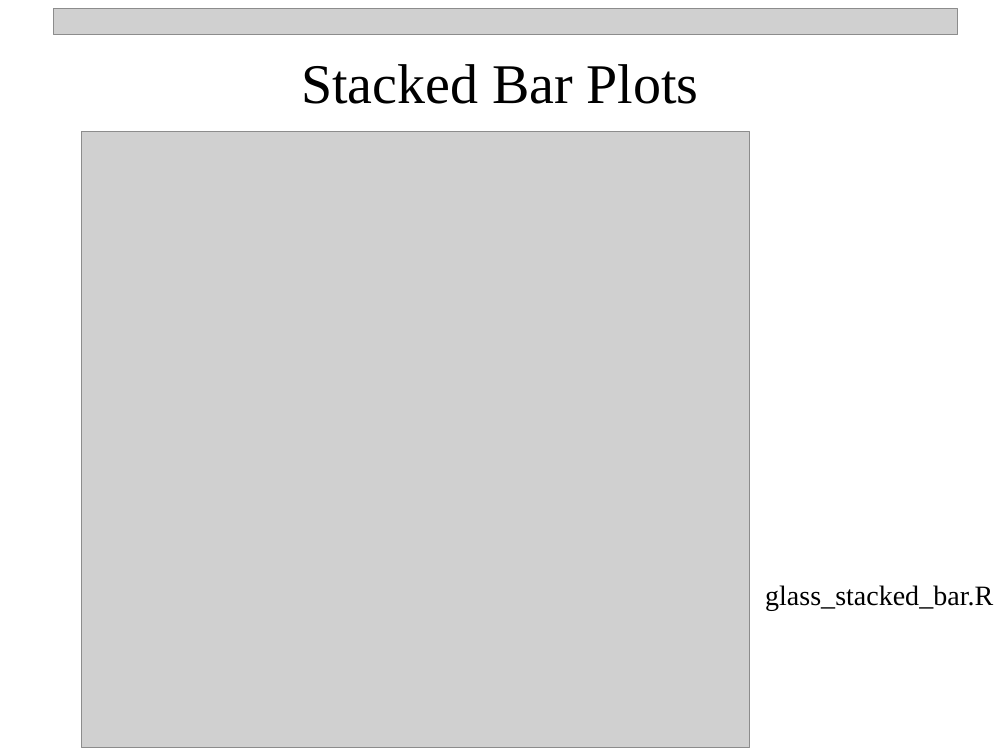
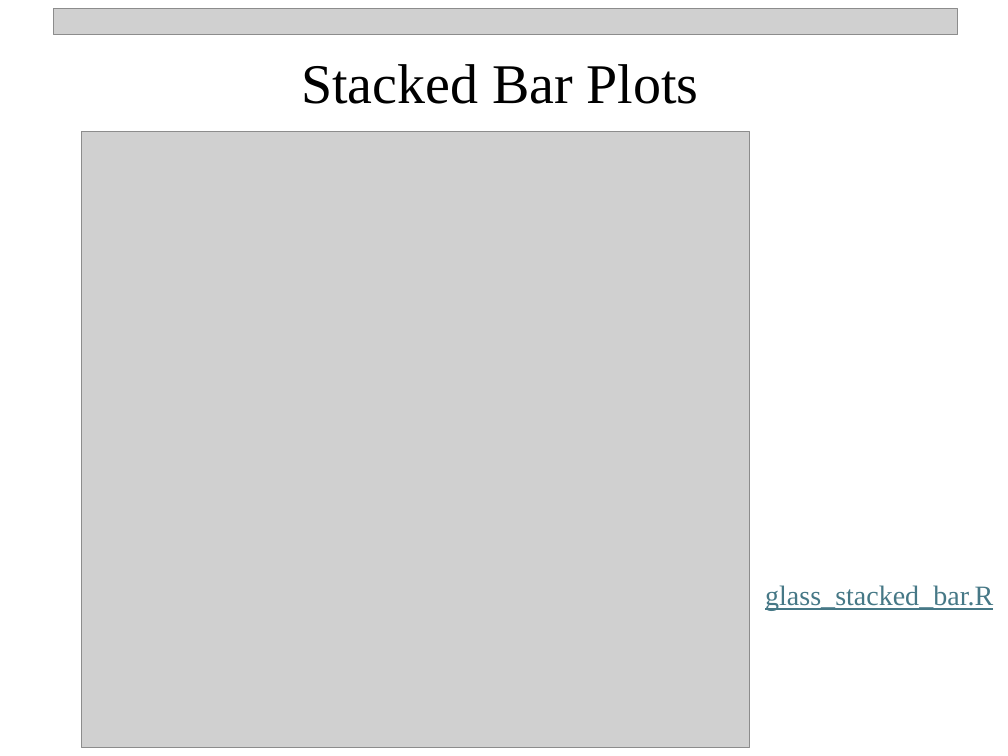
Before and after one commit to npetraco/709, a slide deck: slide 12 of Notes/2_basic_graphs_v1.pptx. Drawn at 1008x756 pixels with LibreOffice and Linux fonts; fonts in the diff are those of the drawing; grey boxes stand for pictures. Boxes give left, top, right and bottom in pixels: in the first picture for what was removed or moved away, otherwise in the second. Text is boxed around its words. In the diff, an @@ line names an element or a change of style, - is before the commit and + after.

```diff
--- a/Notes/2_basic_graphs_v1.pptx
+++ b/Notes/2_basic_graphs_v1.pptx
@@ text "glass_stacked_bar.R" at bbox=[765, 585, 993, 611]: text colour #000000 to #467886, underline on @@
```
Also in this commit, not shown: 7 other slides changed, 2 other files.
